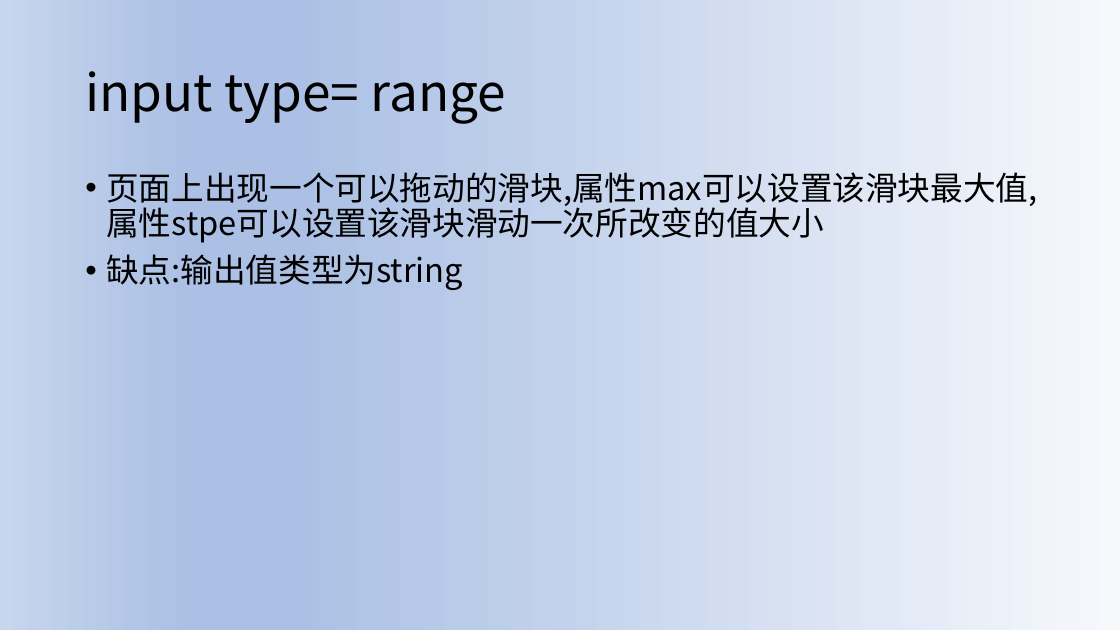
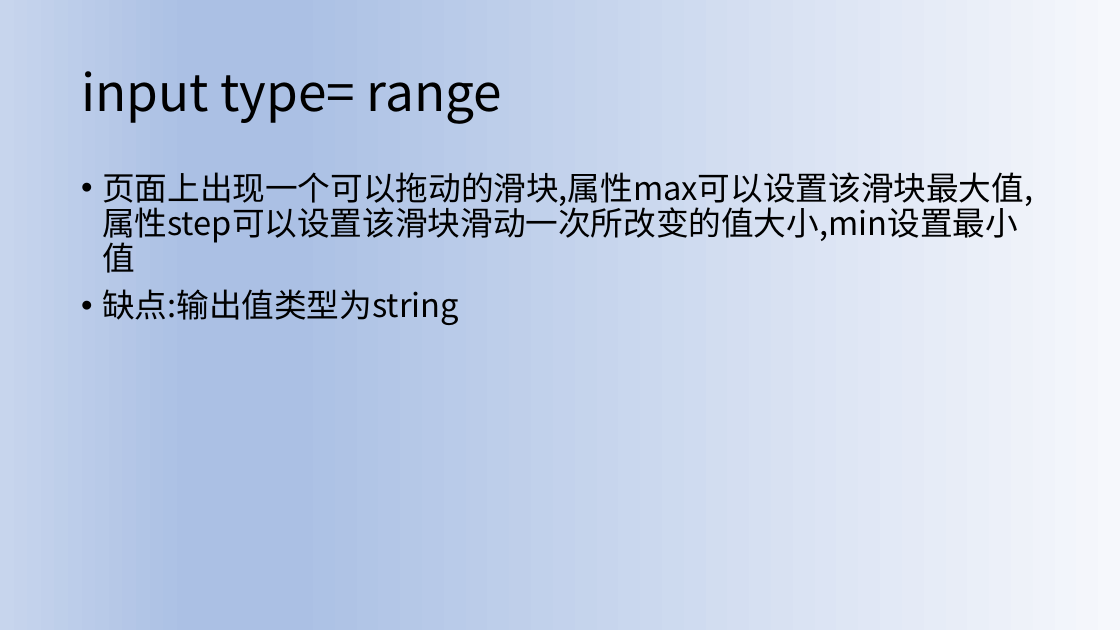
Before and after one commit to johnjackson/H5C3, a slide deck: slide 10 of 第2单元-表单/第二单元form表单.pptx. Drawn at 1120x630 pixels with LibreOffice and Linux fonts; fonts in the diff are those of the drawing. Boxes give left, top, right and bottom in pixels: in the first picture for what was removed or moved away, otherwise in the second. Text is boxed around its words. In the diff, an @@ line names an element or a change of style, - is before the commit and + after.

```diff
--- a/第2单元-表单/第二单元form表单.pptx
+++ b/第2单元-表单/第二单元form表单.pptx
@@ title "input type= range" moved from (x1=85, y1=71, x2=506, y2=124) to (x1=81, y1=71, x2=502, y2=124) @@
@@ text at (x1=102, y1=166, x2=1033, y2=243): text changed @@
-• 页面上出现一个可以拖动的滑块,属性max可以设置该滑块最大值,属性stpe可以设置该滑块滑动一次所改变的值大小
+• 页面上出现一个可以拖动的滑块,属性max可以设置该滑块最大值,属性step可以设置该滑块滑动一次所改变的值大小,min设置最小值
```
Also in this commit, not shown: 10 other slides changed, 4 other files.
